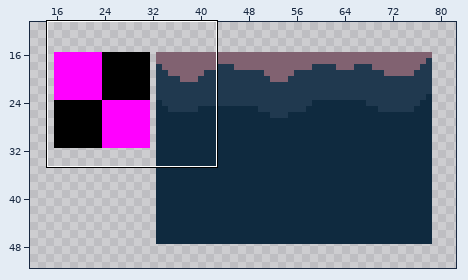
A pixel-art file gets an edit: levels/tileset.aseprite. The first picture is a wide view before the edit; the outline marks the close-up.
Close-up. Before the commit:
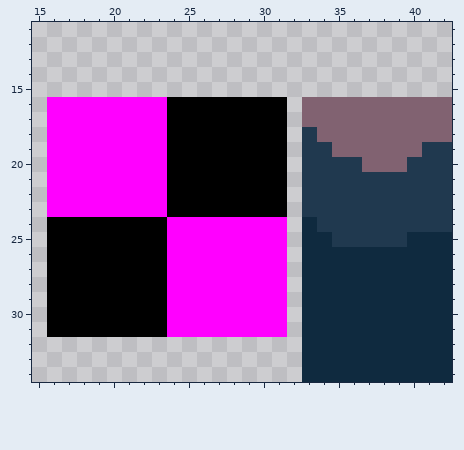
256x256 pixels, 1 frame. Shown: x 15..42, y 11..34. The wide view leaves out empty margins.
New version:
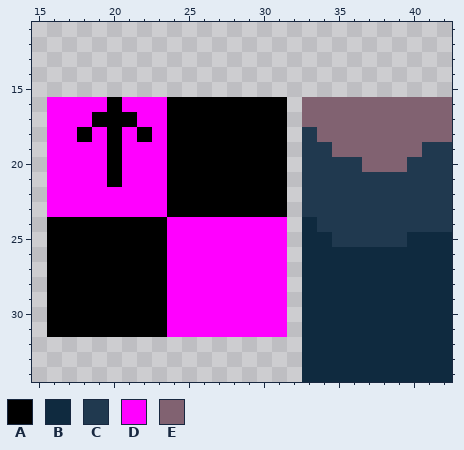
Palette (. is transparent): A #000000  B #0f2a3f  C #20394f  D #ff00ff  E #816271
From old to new:
@@ x 16..24 @@
 15 .........
-16 DDDDDDDDA
-17 DDDDDDDDA
-18 DDDDDDDDA
-19 DDDDDDDDA
-20 DDDDDDDDA
-21 DDDDDDDDA
+16 DDDDADDDA
+17 DDDAAADDA
+18 DDADADADA
+19 DDDDADDDA
+20 DDDDADDDA
+21 DDDDADDDA
 22 DDDDDDDDA
Boxes around the changes in both close-ups, in picture pixels (x1, y1, x2, y2):
changed: (77, 97, 152, 187)
